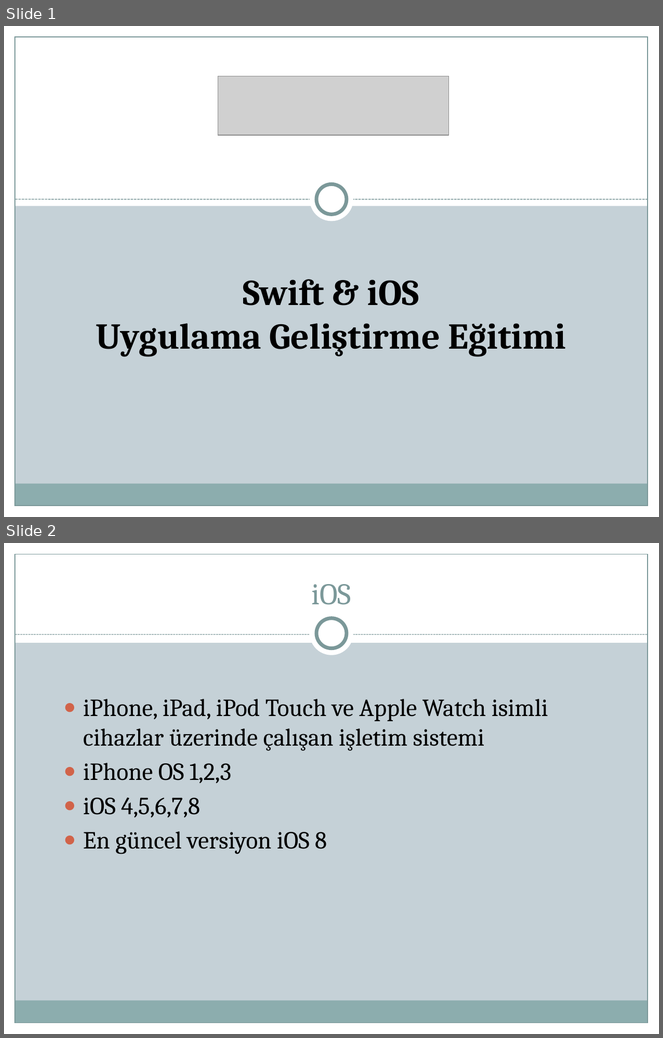
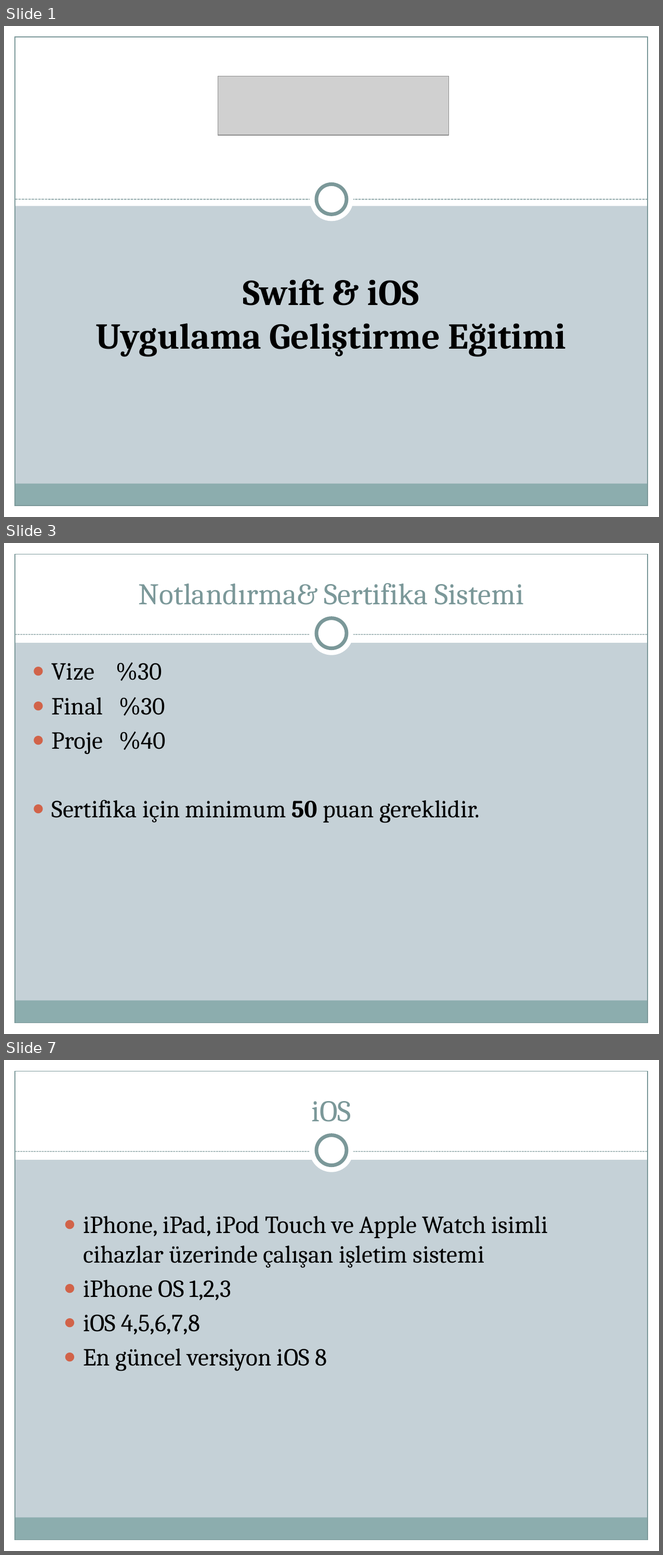
Before and after one commit to suleymancalik/Wissen-Swift, a slide deck: Slides/PPTX/Wissen-Swift-1.pptx. Shown one above the other, each under a label of ours: slides 1 and 2 before the commit, slides 1, 3 and 7 after it; the slides between them are not shown. The pictures are 663x1038 and 663x1555 pixels, drawn with LibreOffice and Linux fonts; fonts in the diff are those of the drawing; grey boxes stand for pictures. Boxes give left, top, right and bottom in pixels: in the first picture for what was removed or moved away, otherwise in the second. Text is boxed around its words. In the diff, an @@ line names an element or a change of style, - is before the commit and + after.

```diff
--- a/Slides/PPTX/Wissen-Swift-1.pptx
+++ b/Slides/PPTX/Wissen-Swift-1.pptx
@@ slide 3 added at box(4, 543, 659, 1034), background #C5D1D7; not listed: 9 template elements that a slide beside it also shows @@
@@ title added at box(139, 583, 524, 605), 33 pt, text #7C999A @@
+Notlandırma& Sertifika Sistemi
@@ text added at box(52, 663, 480, 823), 27 pt, text #000000 @@
+● Vize %30
+● Final %30
+● Proje %40
+● Sertifika için minimum 50 puan gereklidir.
@@ what was slide 2 is now slide 7 @@
```
Also in this commit, not shown: 4 other slides added.
